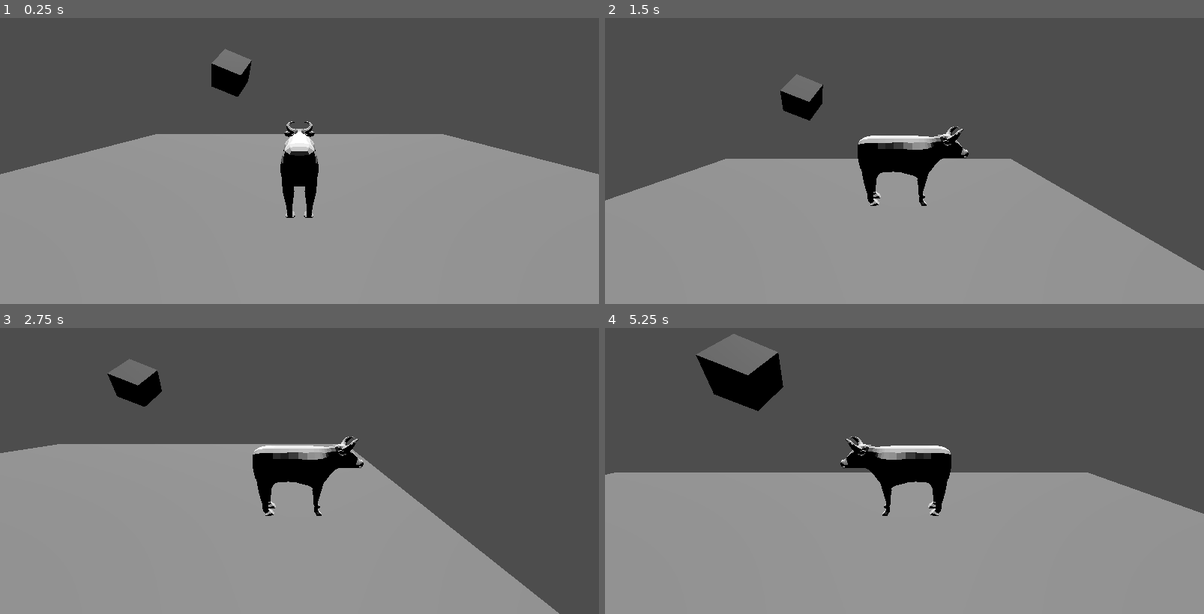
Above: before the commit, frames 1-4 (two rows, left to right).
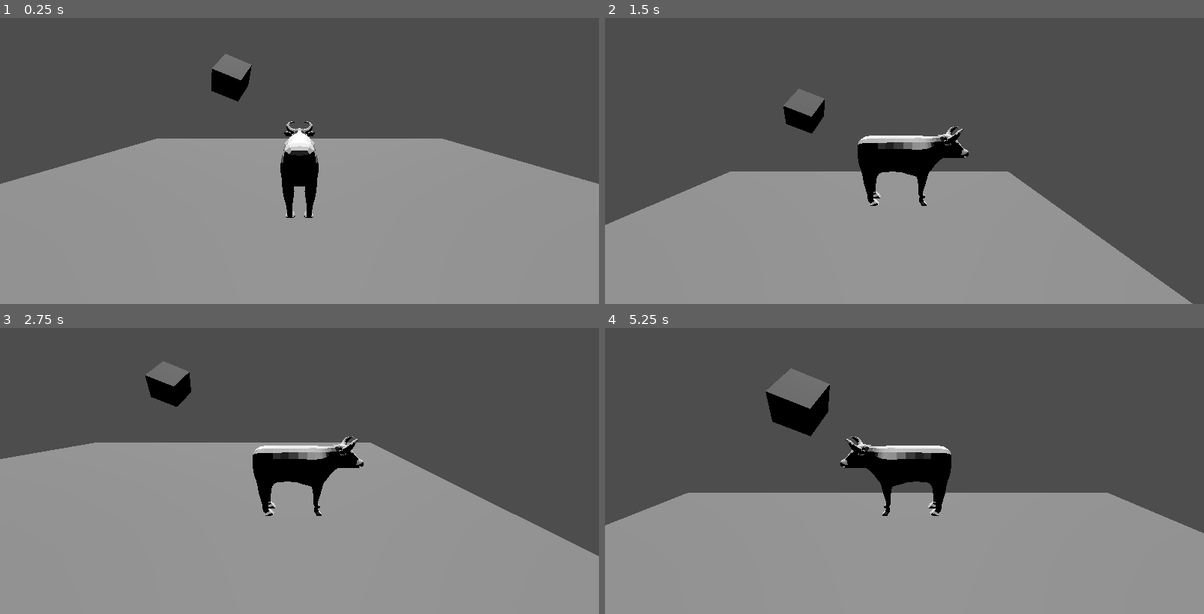
Above: after the commit, the same moments.

Repository: OnTheRadio3/avalon-inverse
Game: Godot game, scene res://game_scenes/game_test.tscn
The game is run twice, just before and just after one commit, with the same random seed, the same clock (stepped at 60 frames per second) and the same inputs.
Inputs:
- Up to frame 1 (0.25 s): no input
- Up to frame 2 (1.5 s): tap Enter at 0.5 s; hold D 0.53-1.28 s; tap J at 0.6 s; hold S from 1.28 s (still down); tap K at 1.35 s
- Up to frame 3 (2.75 s): release S at 2.03 s; hold D from 2.03 s (still down); tap Enter at 2.1 s
- Up to frame 4 (5.25 s): release D at 2.78 s; hold W 2.78-3.53 s; tap one key every 0.75 s from 2.85 s: Shift J K Enter; hold A 3.53-5.03 s; hold S from 5.03 s (still down)

The runs differ from the first frame. In frame 1, 2.4% of the frame differs, in the area x 0-100%, y 10-69%; in frame 2, 7.1%; in frame 3, 9.1%; in frame 4, 11%, in the area x 0-100%, y 2-72%.

Commit message:
Changed Fermi's speed variables to a single Vector3. Velocity is applied in Fermi's local space, so it acts more cartoonish and snappy.

Diff:
--- a/entity_scenes/Fermi.tscn
+++ b/entity_scenes/Fermi.tscn
@@ -14,7 +14,6 @@
 m_acceleration = 36.0
 m_max_speed = 8.0
 m_damping = 0.01
-m_max_jump_height = 14.0
 
 [node name="InputHandler" type="Node" parent="." index="0"]
 script = ExtResource("3_hu4y7")
--- a/scripts/entities/fermi.gd
+++ b/scripts/entities/fermi.gd
@@ -12,8 +12,7 @@
 			m_state._exit_state()
 		m_state = value
 
-var m_x_speed:float = 0.0
-var m_y_speed:float = 0.0
+var m_speed := Vector3.ZERO
 
 var m_on_floor:bool = false
 
@@ -67,4 +66,4 @@
 
 	var movement_vector := camera.basis * input.get_movement_vector()
 
-	collide_and_slide( (m_x_speed * -basis.z + (m_y_speed + -9.8) * Vector3.UP) * delta)
+	collide_and_slide(basis * m_speed * delta)
--- a/scripts/entities/fermi_jump.gd
+++ b/scripts/entities/fermi_jump.gd
@@ -5,19 +5,20 @@
 
 func _process_state(delta:float) -> void:
 	if jump_entered:
-		p_parent.m_y_speed += p_parent.m_max_jump_height
+		p_parent.m_speed.y += p_parent.m_max_jump_height
 		p_parent.m_on_floor = false
 		jump_entered = false
 
-	p_parent.m_y_speed -= 5 * delta
+	p_parent.m_speed.y -= 5 * delta
 
 	var movement_vector = p_parent.camera.get_cam_local() * p_parent.input.get_movement_vector()
 
-	p_parent.m_x_speed = 3 * movement_vector.dot(-p_parent.basis.z)
+	p_parent.m_speed.z = -3 * movement_vector.dot(-p_parent.basis.z)
+	p_parent.m_speed.x = -1 * movement_vector.dot(-p_parent.basis.x)
 
 	if p_parent.m_on_floor:
 		p_parent.m_state = p_parent.m_states.idle
 
 func _exit_state() -> void:
-	p_parent.m_y_speed = 0
+	p_parent.m_speed.y = 0
 	jump_entered = true
--- a/scripts/entities/fermi_walk.gd
+++ b/scripts/entities/fermi_walk.gd
@@ -6,12 +6,12 @@
 	var movement_input := p_parent.input.get_movement_vector().normalized()
 
 	if movement_input != Vector3.ZERO:
-		p_parent.m_x_speed = p_parent.m_max_speed
+		p_parent.m_speed.z = -p_parent.m_max_speed
 	else:
-		p_parent.m_x_speed -= (p_parent.m_acceleration - p_parent.m_x_speed * p_parent.m_damping) * delta
+		p_parent.m_speed.z += (p_parent.m_acceleration - p_parent.m_speed.z * p_parent.m_damping) * delta
 
-	p_parent.m_x_speed = clampf(p_parent.m_x_speed, 0, p_parent.m_max_speed)
-	print(p_parent.m_x_speed)
+	p_parent.m_speed.z = clampf(p_parent.m_speed.z, -p_parent.m_max_speed, 0)
+	print(p_parent.m_speed.z)
 
 	var local_to_cam:Basis = p_parent.camera.get_cam_local()
 
@@ -23,5 +23,5 @@
 	if p_parent.input.is_jumping():
 		p_parent.m_state = p_parent.m_states.jump
 
-	if p_parent.m_x_speed == 0.0:
+	if p_parent.m_speed.z == 0.0:
 		p_parent.m_state = p_parent.m_states.idle
Binary file changed: gltf/fermi.glb
